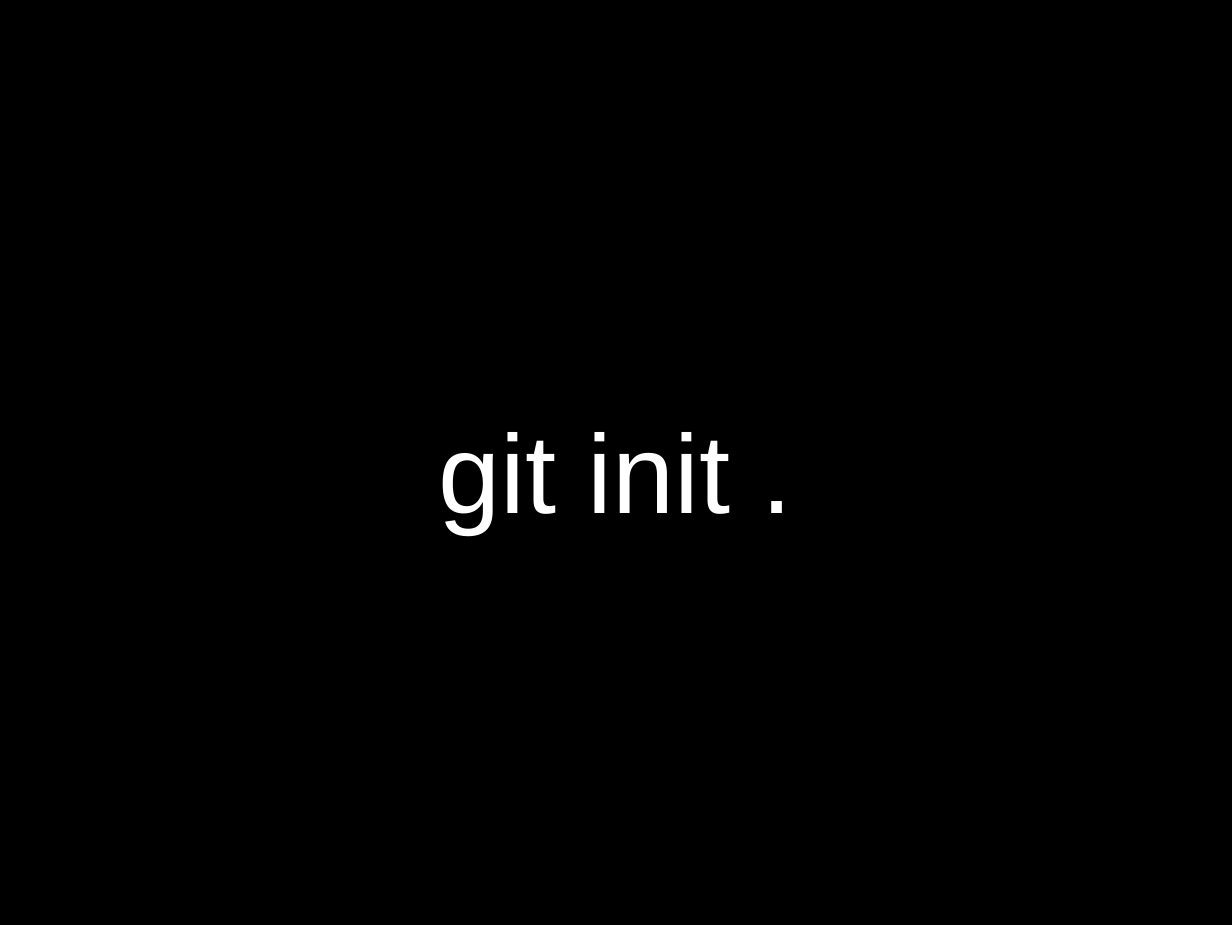
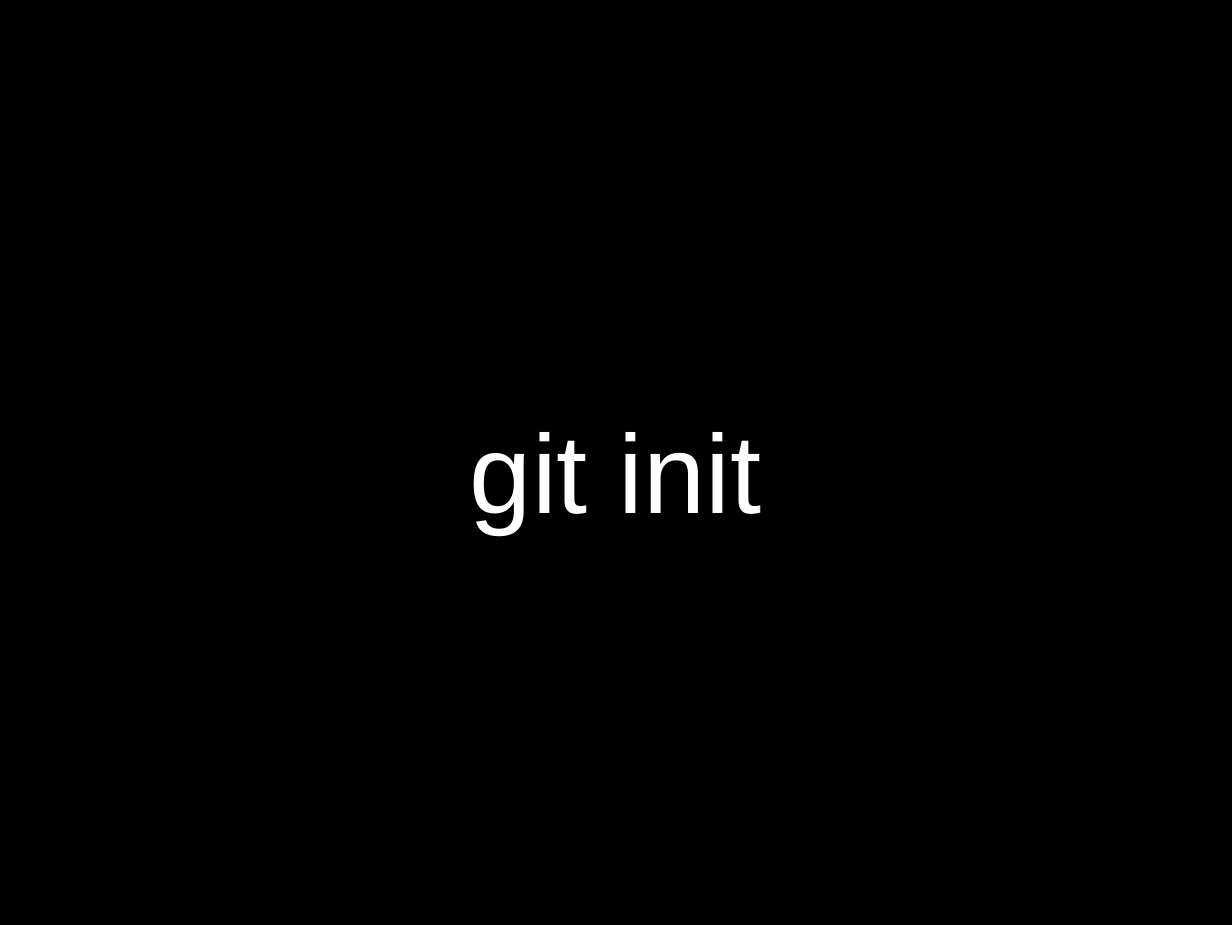
Before and after one commit to sneakin/git-presentation, a slide deck: slide 35 of slides.odp (slide 31 before the commit). Drawn at 1232x925 pixels with LibreOffice and Linux fonts; fonts in the diff are those of the drawing. Boxes give left, top, right and bottom in pixels: in the first picture for what was removed or moved away, otherwise in the second. Text is boxed around its words. In the diff, an @@ line names an element or a change of style, - is before the commit and + after.

```diff
--- a/slides.odp
+++ b/slides.odp
@@ title at (470,432,762,533): text changed @@
-git init .
+git init
```
Also in this commit, not shown: 6 slides added, 2 slides removed.
